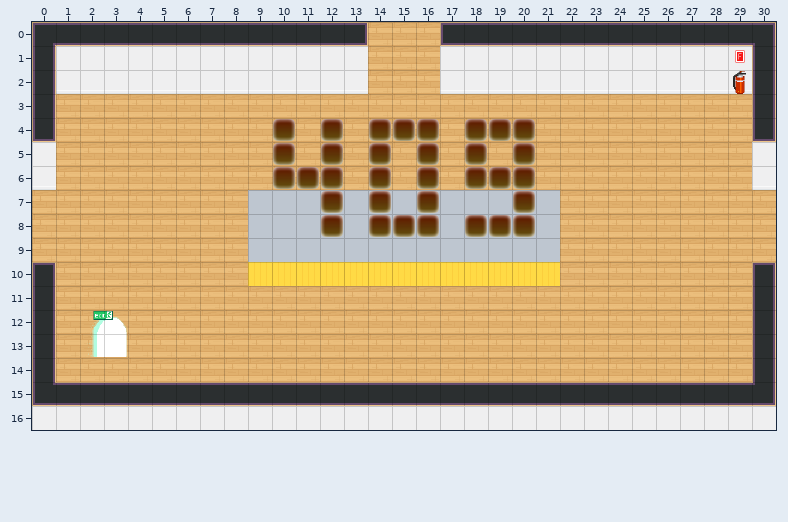
Two states of a Tiled map (JSON), dist/map/409.json. This is how it looked before the edit.
Cells are 32x32 px. Shown: x 0..30, y 0..16.
And afterwards:
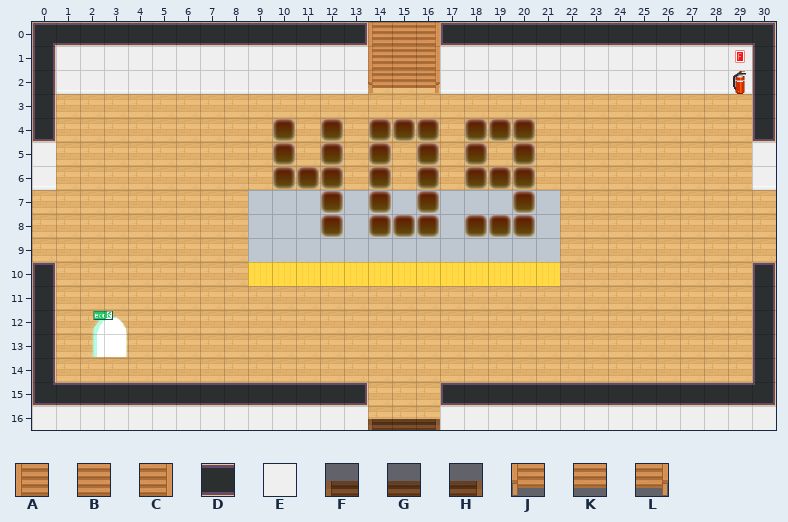
Key: from "tileset5_export": A 35, B 36, C 37, D 56, E 62, F 84, G 85, H 86, J 97, K 98, L 99.
_ is an empty cell, # one hidden under a higher layer, . an unchanged one.
Tiles of an added or newly shown layer are drawn over the layers below it.
What changed:
--- layer "block-south" (now hidden)
@@ x 14..16 @@
-15 ###
-16 ###
+15 ___
+16 ___
--- layer "door-south" (now hidden)
@@ x 13..17 @@
-15 DDDDD
-16 .EEE.
+15 _____
+16 .___.
--- layer "Stairs" (added)
@@ x 14..16 @@
- 0 ___
- 1 ___
- 2 ___
+ 0 ABC
+ 1 ABC
+ 2 JKL
@@ x 14..16 @@
-16 ___
+16 FGH
Changed places in both pictures, as pixel boxes (x1, y1, x2, y2):
added: (368, 22, 440, 93)
changed: (365, 382, 443, 430)
